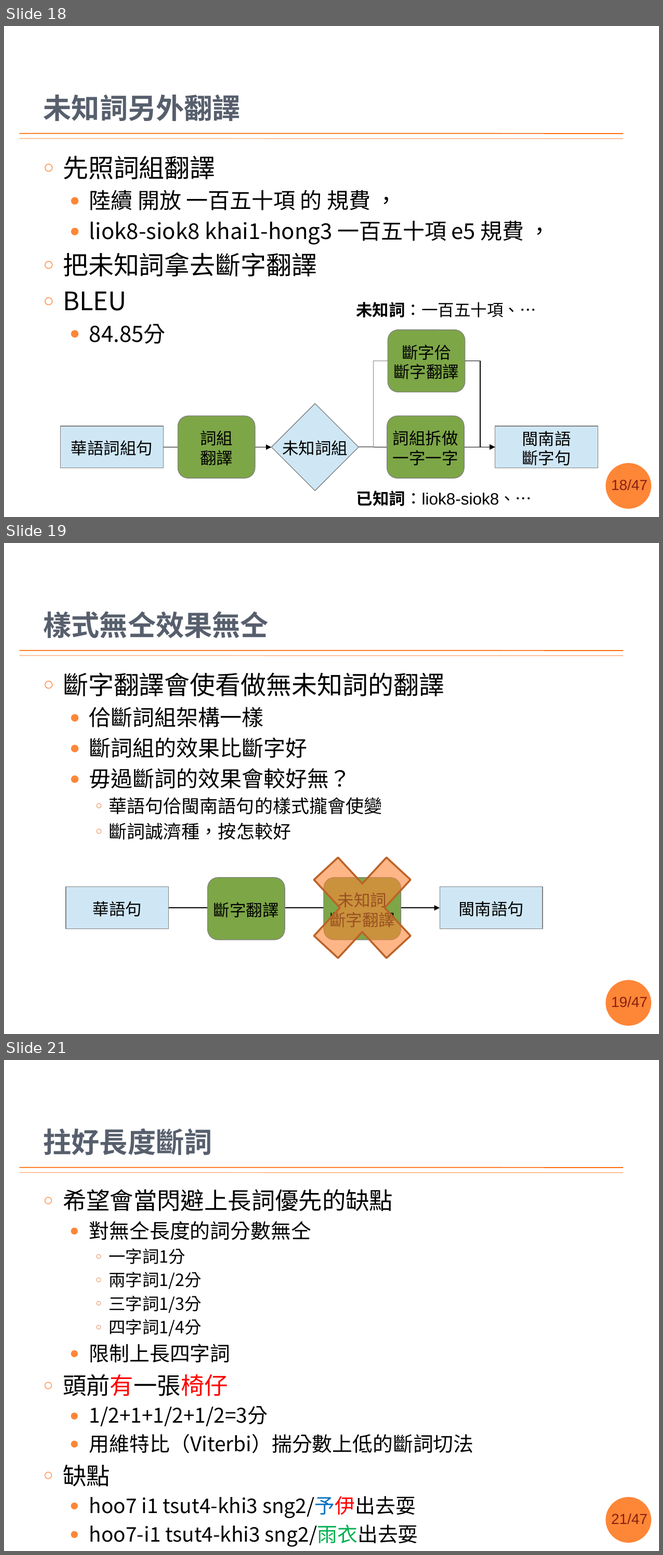
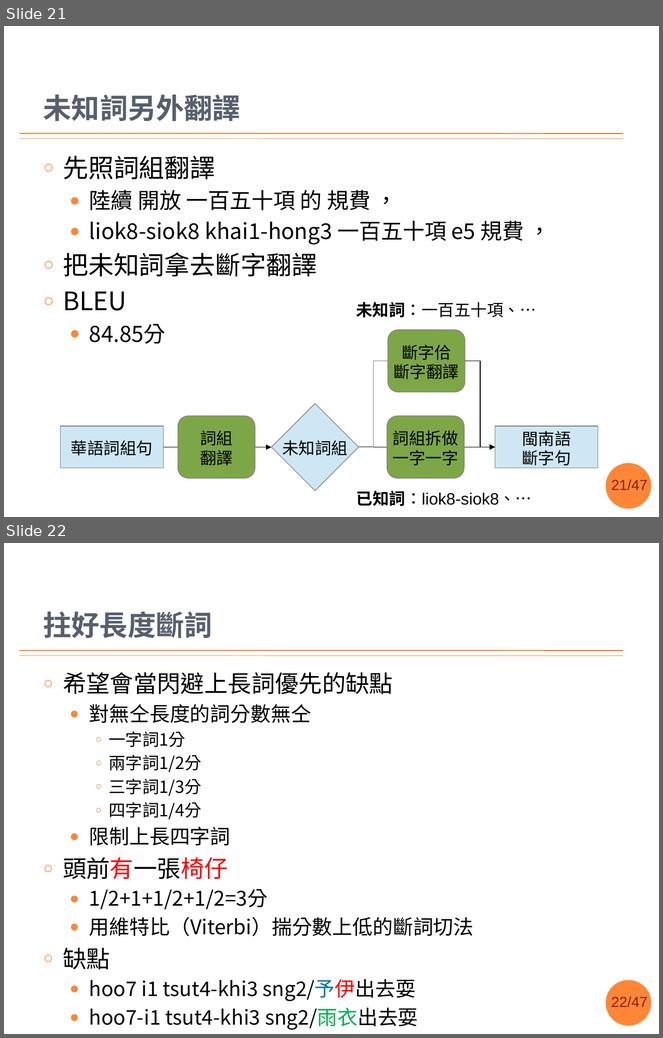
Before and after one commit to sih4sing5hong5/po3-ko3_tau5-iann2-phinn3, a slide deck: 翻譯報告.pptx. Shown one above the other, each under a label of ours: slides 18, 19 and 21 before the commit, slides 21 and 22 after it; the slides between them are not shown. The pictures are 663x1555 and 663x1038 pixels, drawn with LibreOffice and Linux fonts; fonts in the diff are those of the drawing; background and template pictures are left out. Boxes give left, top, right and bottom in pixels: in the first picture for what was removed or moved away, otherwise in the second. Text is boxed around its words. In the diff, an @@ line names an element or a change of style, - is before the commit and + after.

```diff
--- a/翻譯報告.pptx
+++ b/翻譯報告.pptx
@@ slide 19 removed at (4,543,659,1034), background #FFFFFF; not listed: 4 template elements that a slide beside it also shows @@
@@ title removed at (43,611,269,638) @@
-樣式無仝效果無仝
@@ text removed at (63,672,444,840) @@
-○ 斷字翻譯會使看做無未知詞的翻譯
-  ● 佮斷詞組架構一樣
-  ● 斷詞組的效果比斷字好
-  ● 毋過斷詞的效果會較好無？
-    ○ 華語句佮閩南語句的樣式攏會使變
-    ○ 斷詞誠濟種，按怎較好
@@ group removed at (66,833,543,983): 2 rectangles, 2 rounded rectangles, 1 arrow, 1 cross @@
-華語句
-閩南語句
-未知詞
-斷字翻譯
-斷字翻譯
@@ what was slide 18 is now slide 21 @@
@@ page number at (611,480,648,490): text changed @@
-18/47
+21/47
@@ what was slide 21 is now slide 22 @@
@@ page number at (611,997,648,1007): text changed @@
-21/47
+22/47
```
Also in this commit, not shown: 9 slides changed, 2 slides added, 1 other slide removed.
